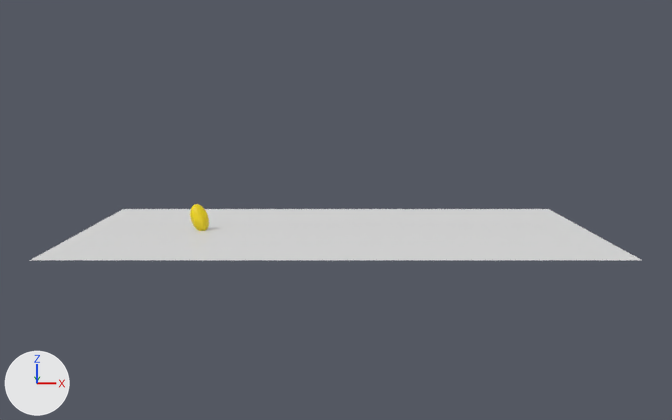
Two versions of the Blender file animacionBola.blend, one commit apart.
Both versions are drawn from a 50 mm camera at (0.0, -41.3, 6.1) aimed at (0.0, 0.1, 0.9). The lights are fixed; the arrows at lower left show +X, +Y and +Z.
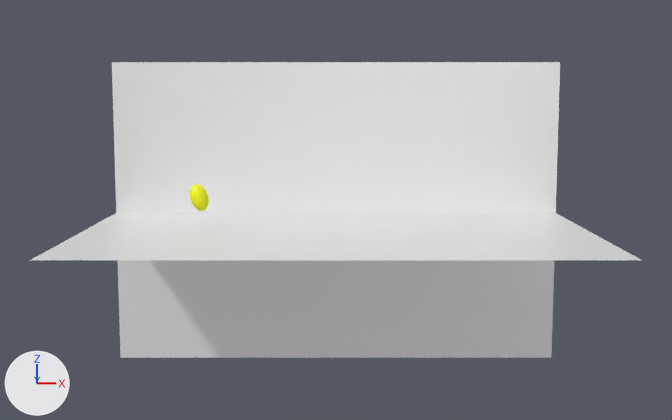
Location of each change, [x1, y1, x2, y2] in pixels of the pictures (672 x 420 px):
'Plane.002', added
    after: [112, 62, 560, 358]
'Sphere', moved
    before: [190, 204, 209, 231]
    after: [190, 184, 209, 211]

Edits to the bpy script that builds the scene:
```text
Add mat_material_003:
    mat_material_003 = principled_material('Material.003')
    mat_material_003.base_color = (1.0, 1.0, 1.0)  # white #ffffff
    mat_material_003.metallic = 0.5
    mat_material_003.emission_color = (0.694, 0.799, 0.68)  # white #d9e7d7
    mat_material_003.emission_strength = 0.015
Add me_plane_002:
    me_plane_002.from_pydata([(-1.0, -1.0, 0.0), (1.0, -1.0, 0.0), (-1.0, 1.0, 0.0), (1.0, 1.0, 0.0)], [], [(0, 1, 3, 2)])
    me_plane_002.materials.append(mat_material_003)  # white #ffffff
Change ob_sphere:
    ob_sphere.location: (-6.09, 0.0, 0.54) -> (-6.09, 0.0, 1.46)
Add ob_plane_002:
    ob_plane_002 = bpy.data.objects.new('Plane.002', me_plane_002)
    ob_plane_002.location = (0.0, 6.0, 0.0)
    ob_plane_002.rotation_euler = (1.571, 0.0, 0.0)  # degrees (90, 0, 0)
    ob_plane_002.scale = (11.2, 7.6, 7.6)
```
